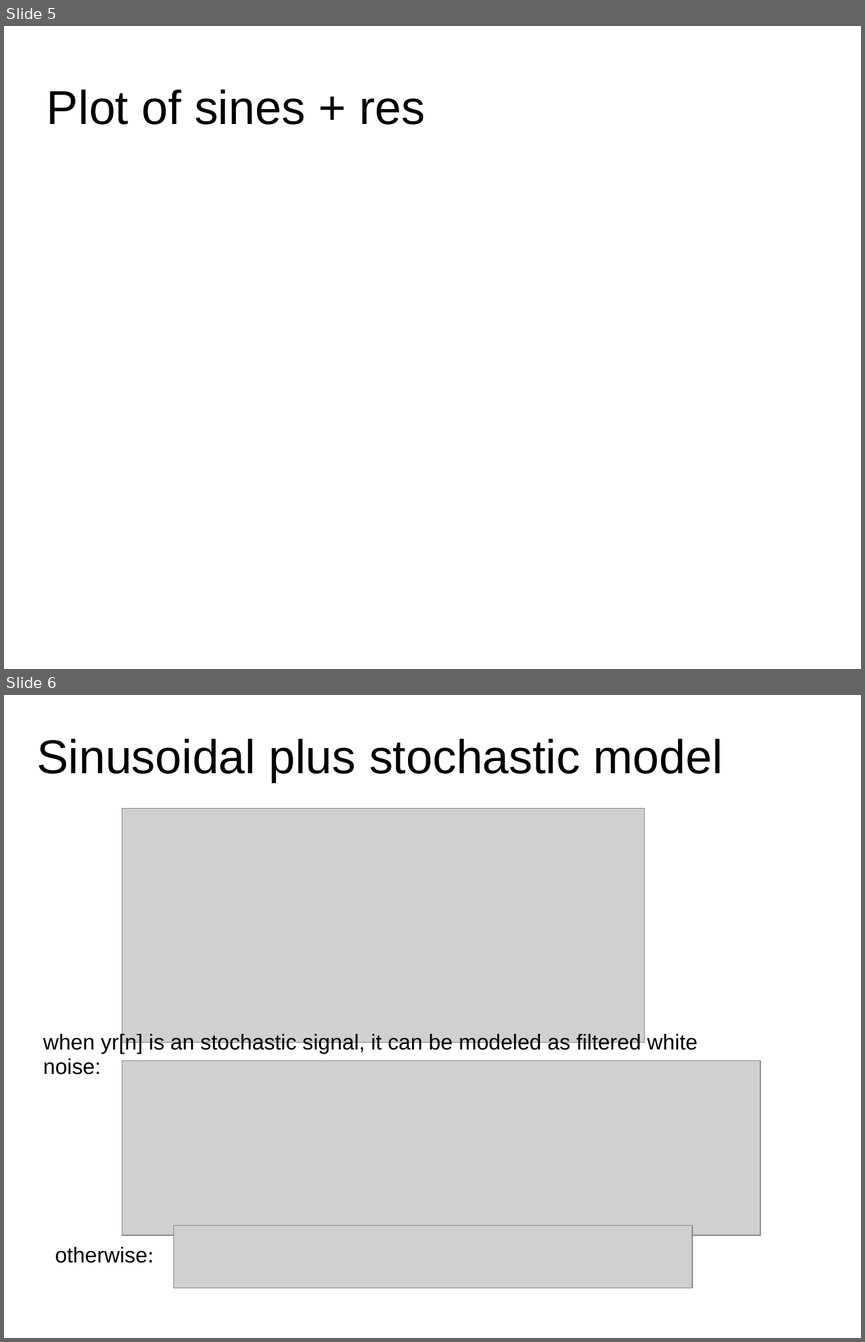
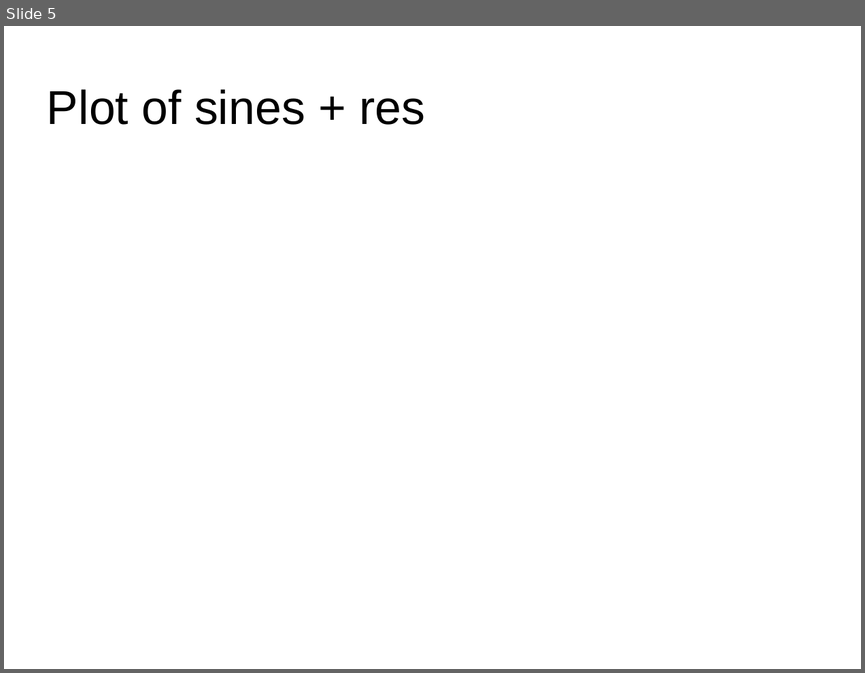
Before and after one commit to MTG/sms-tools, a slide deck: lectures/7-Sinusoidal-plus-residual-model/Sinusoidal-plus-residual-model.odp. Shown one above the other, each under a label of ours: slides 5 and 6 before the commit, slide 5 after it. The pictures are 865x1342 and 865x673 pixels, drawn with LibreOffice and Linux fonts; fonts in the diff are those of the drawing; grey boxes stand for pictures. Boxes give left, top, right and bottom in pixels: in the first picture for what was removed or moved away, otherwise in the second. Text is boxed around its words. In the diff, an @@ line names an element or a change of style, - is before the commit and + after.

```diff
--- a/lectures/7-Sinusoidal-plus-residual-model/Sinusoidal-plus-residual-model.odp
+++ b/lectures/7-Sinusoidal-plus-residual-model/Sinusoidal-plus-residual-model.odp
@@ slide 6 removed at <box>4,695,861,1338</box>, background #FFFFFF @@
@@ title removed at <box>37,739,723,782</box> @@
-Sinusoidal plus stochastic model
@@ picture removed at <box>122,809,645,1042</box> @@
@@ text removed at <box>43,1032,698,1053</box> @@
-when yr[n] is an stochastic signal, it can be modeled as filtered white noise:
@@ picture removed at <box>122,1060,761,1236</box> @@
@@ picture removed at <box>173,1225,692,1288</box> @@
@@ text removed at <box>55,1246,147,1263</box> @@
-otherwise:
```
Also in this commit, not shown: 4 slides changed, 1 slide added, 22 other files.
